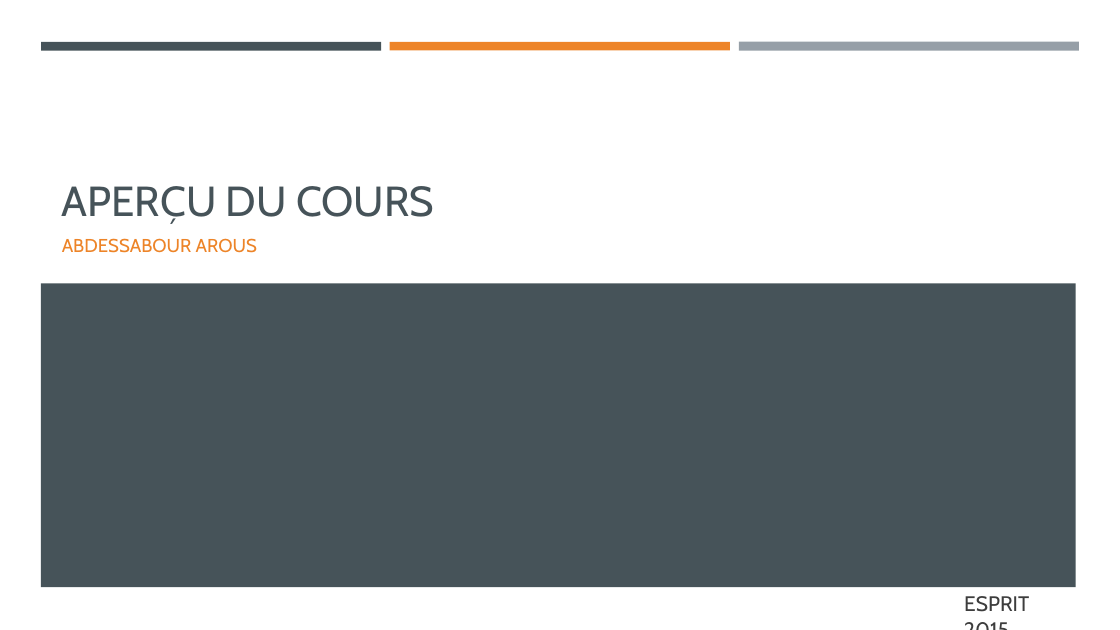
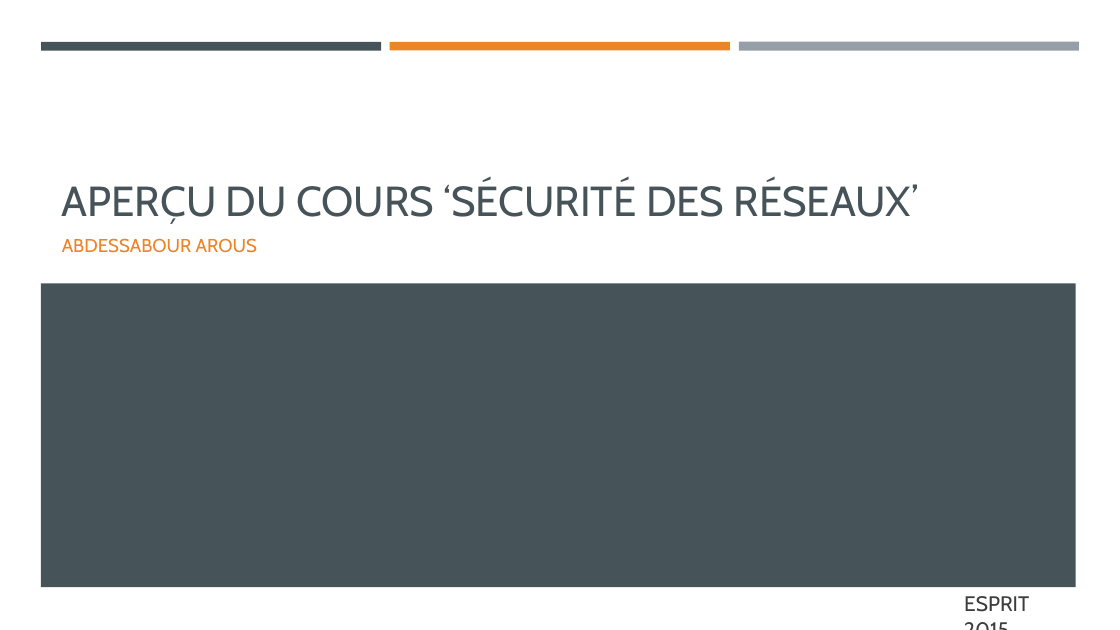
Before and after one commit to fksontini/NetworkSecurityClass, a slide deck: slide 1 of ESPRIT-4CINFO1-Mai-Juin-2015/Diapositives/0. Aperçu du cours.pptx. Drawn at 1120x630 pixels with LibreOffice and Linux fonts; fonts in the diff are those of the drawing. Boxes give left, top, right and bottom in pixels: in the first picture for what was removed or moved away, otherwise in the second. Text is boxed around its words. In the diff, an @@ line names an element or a change of style, - is before the commit and + after.

```diff
--- a/ESPRIT-4CINFO1-Mai-Juin-2015/Diapositives/0. Aperçu du cours.pptx
+++ b/ESPRIT-4CINFO1-Mai-Juin-2015/Diapositives/0. Aperçu du cours.pptx
@@ title at (62,181,918,224): text changed @@
-APERÇU DU COURS
+APERÇU DU COURS ‘SÉCURITÉ DES RÉSEAUX’
```
Also in this commit, not shown: 2 other files.
